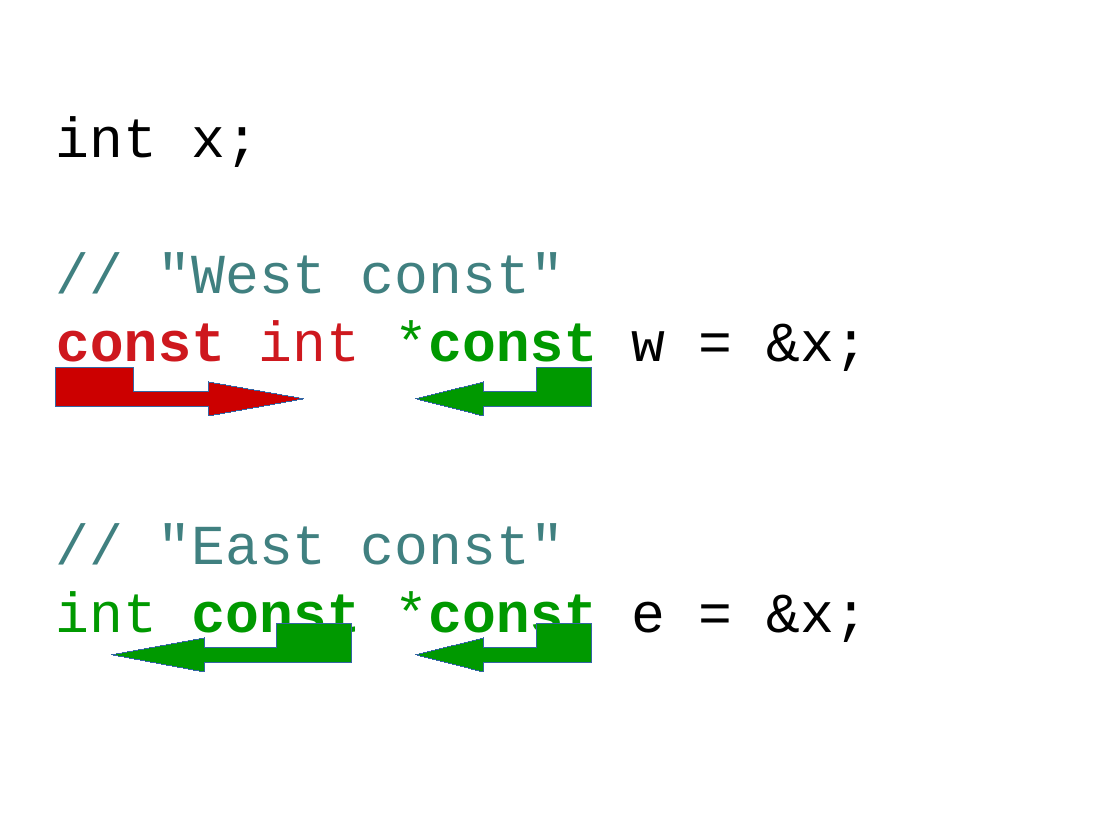
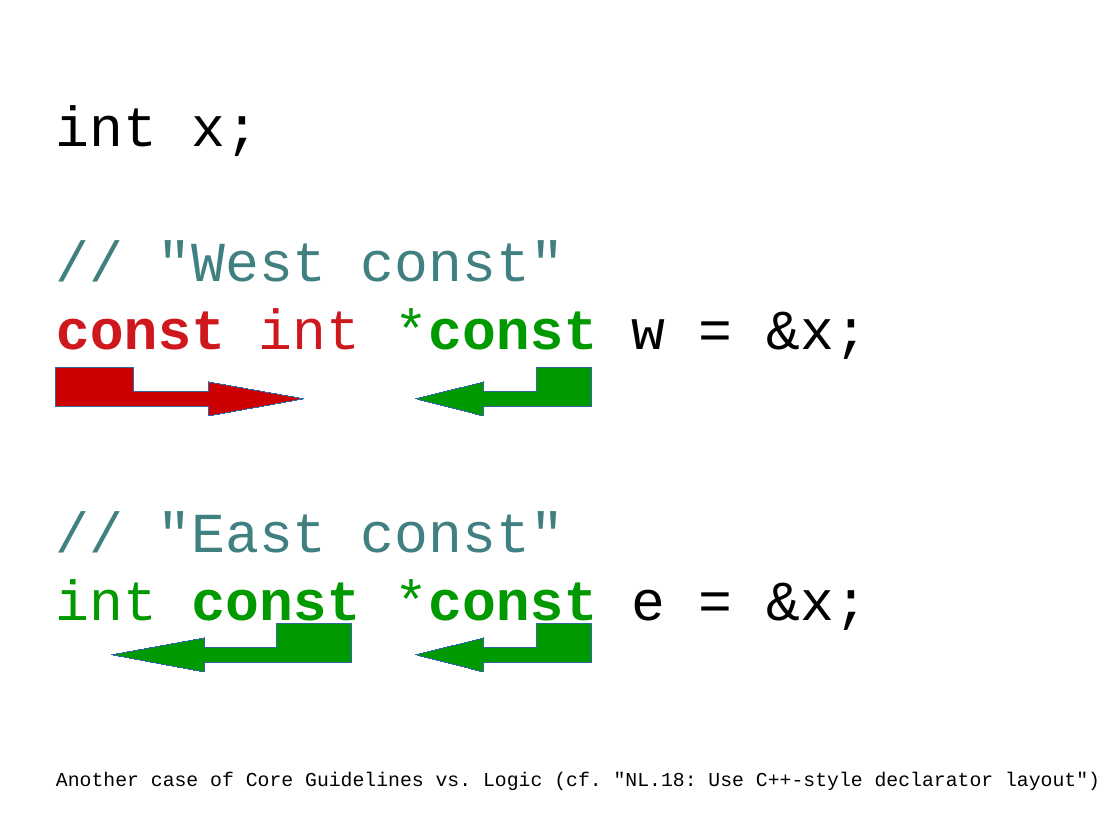
Before and after one commit to wolframroesler/Talks, a slide deck: slide 8 of const.odp. Drawn at 1120x840 pixels with LibreOffice and Linux fonts; fonts in the diff are those of the drawing. Boxes give left, top, right and bottom in pixels: in the first picture for what was removed or moved away, otherwise in the second. Text is boxed around its words. In the diff, an @@ line names an element or a change of style, - is before the commit and + after.

Commit message:
Final tweaks to the const presentation

```diff
--- a/const.odp
+++ b/const.odp
@@ subtitle "int x;": place and size @@
-subtitle "int x;" at [56, 117, 869, 647]
+subtitle "int x;" at [56, 105, 1100, 790]
@@ subtitle at [56, 772, 1100, 790]: paragraph added @@
+Another case of Core Guidelines vs. Logic (cf. "NL.18: Use C++-style declarator layout")
```
Also in this commit, not shown: 4 other slides changed.
